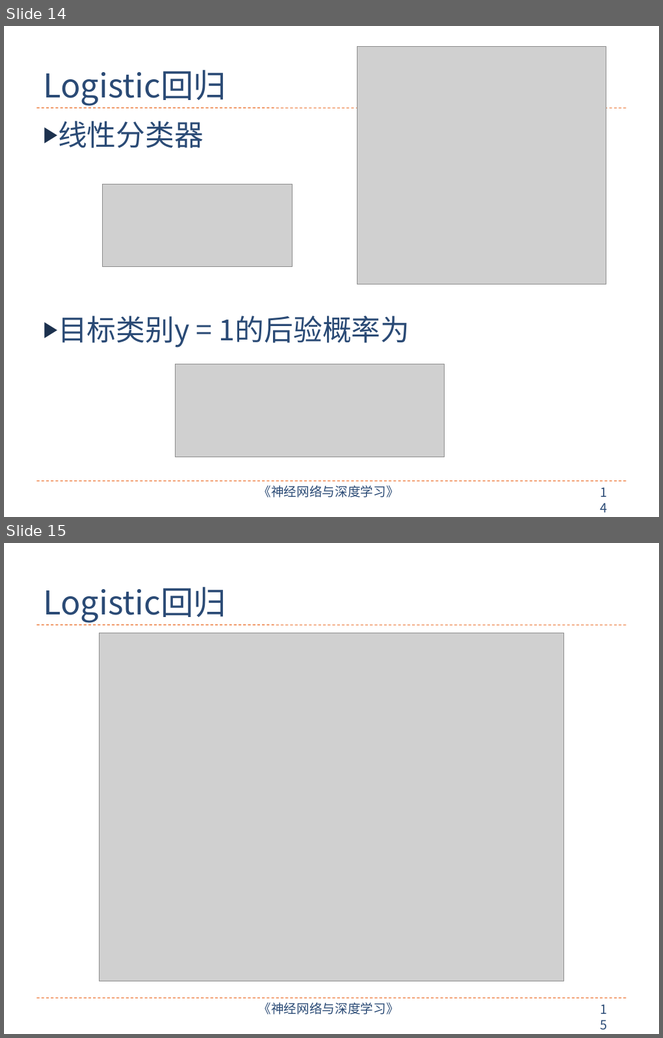
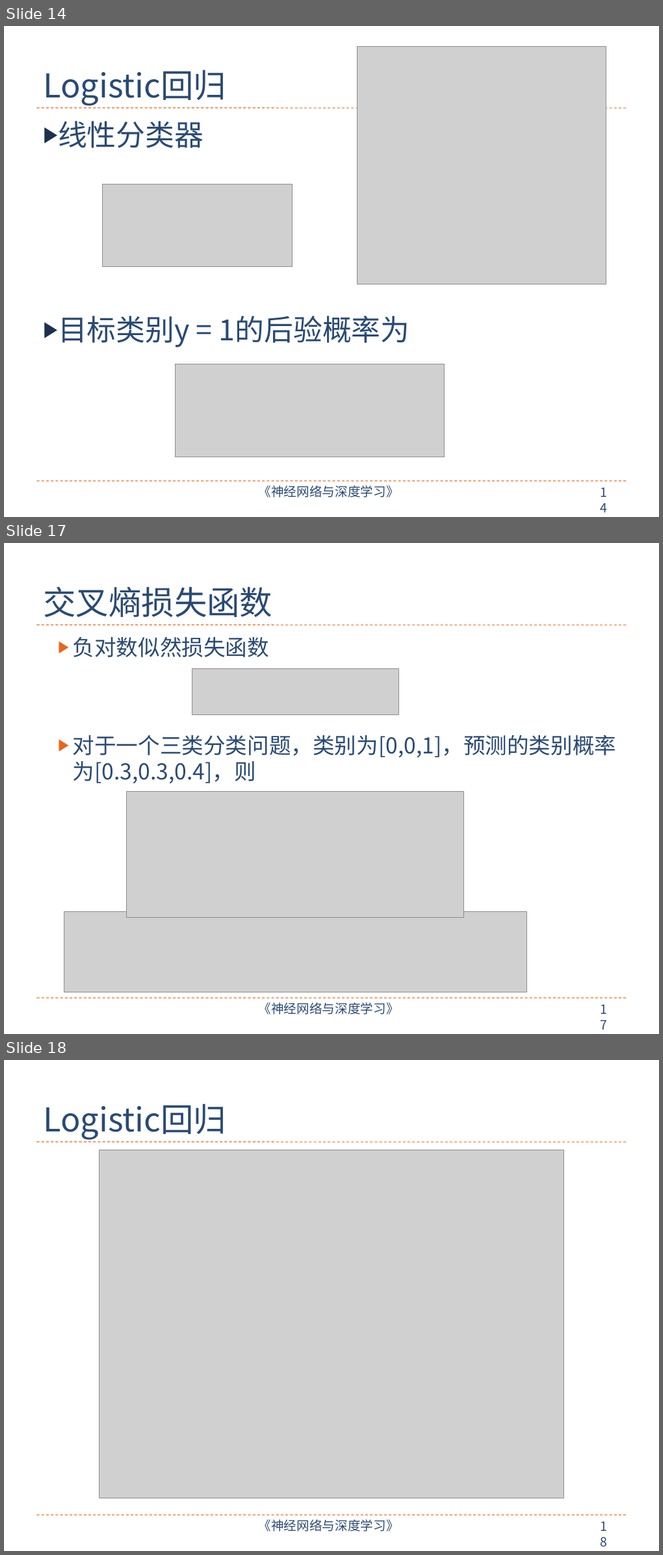
Before and after one commit to nndl/nndl.github.io, a slide deck: ppt/chap-线性模型.pptx. Shown one above the other, each under a label of ours: slides 14 and 15 before the commit, slides 14, 17 and 18 after it; the slides between them are not shown. The pictures are 663x1038 and 663x1555 pixels, drawn with LibreOffice and Linux fonts; fonts in the diff are those of the drawing; grey boxes stand for pictures. Boxes give left, top, right and bottom in pixels: in the first picture for what was removed or moved away, otherwise in the second. Text is boxed around its words. In the diff, an @@ line names an element or a change of style, - is before the commit and + after.

```diff
--- a/ppt/chap-线性模型.pptx
+++ b/ppt/chap-线性模型.pptx
@@ slide 17 added at [4, 543, 659, 1034], background #FFFFFF; not listed: 4 template elements that a slide beside it also shows @@
@@ title added at [43, 587, 272, 617], 36 pt, text #2A4A75 @@
+交叉熵损失函数
@@ text added at [73, 637, 617, 783], 24 pt, text #2A4A75 @@
+  ▶ 负对数似然损失函数
+  ▶ 对于一个三类分类问题，类别为[0,0,1]，预测的类别概率为[0.3,0.3,0.4]，则
@@ picture added at [192, 669, 399, 715] @@
@@ picture added at [128, 792, 464, 919] @@
@@ picture added at [64, 912, 527, 992] @@
@@ what was slide 15 is now slide 18 @@
@@ page number at [594, 1516, 621, 1538]: text changed @@
-15
+18
```
Also in this commit, not shown: 2 other slides added, 4 other files.
